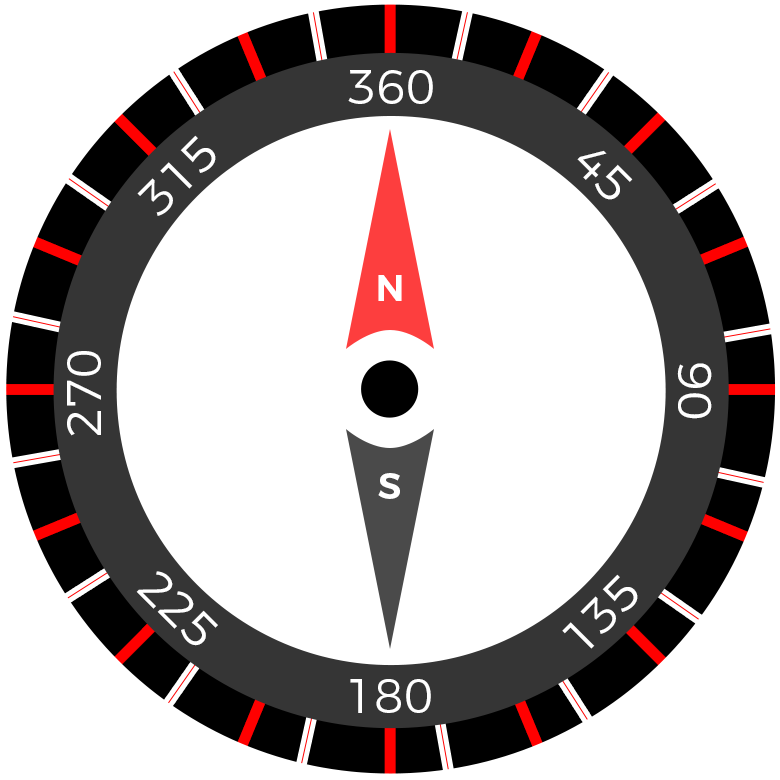
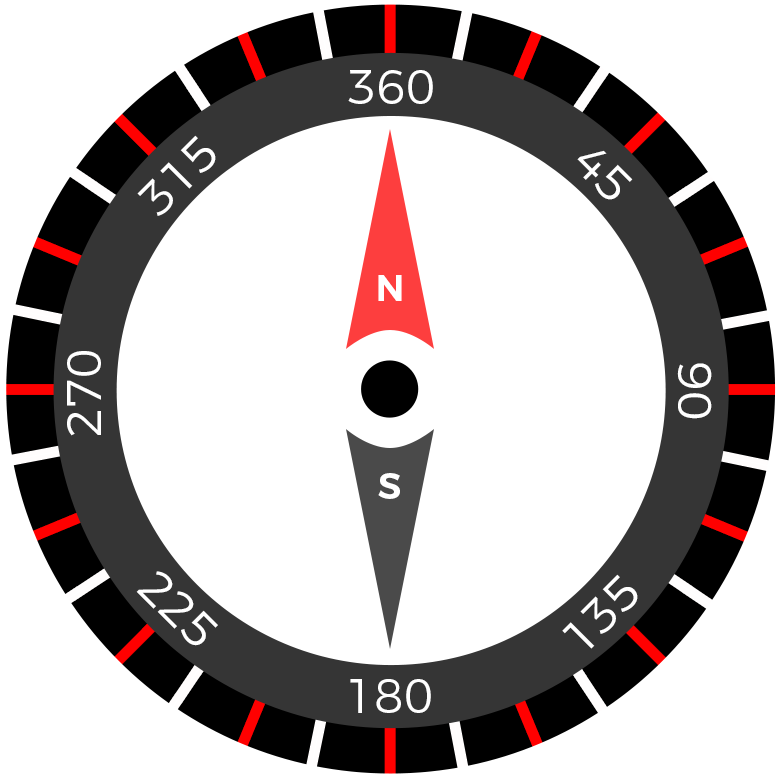
Two versions of the same layered image (780x780). Layer-by-layer changes:
painted on "Tvar 1 kopie 2" over [11, 10, 772, 770]
